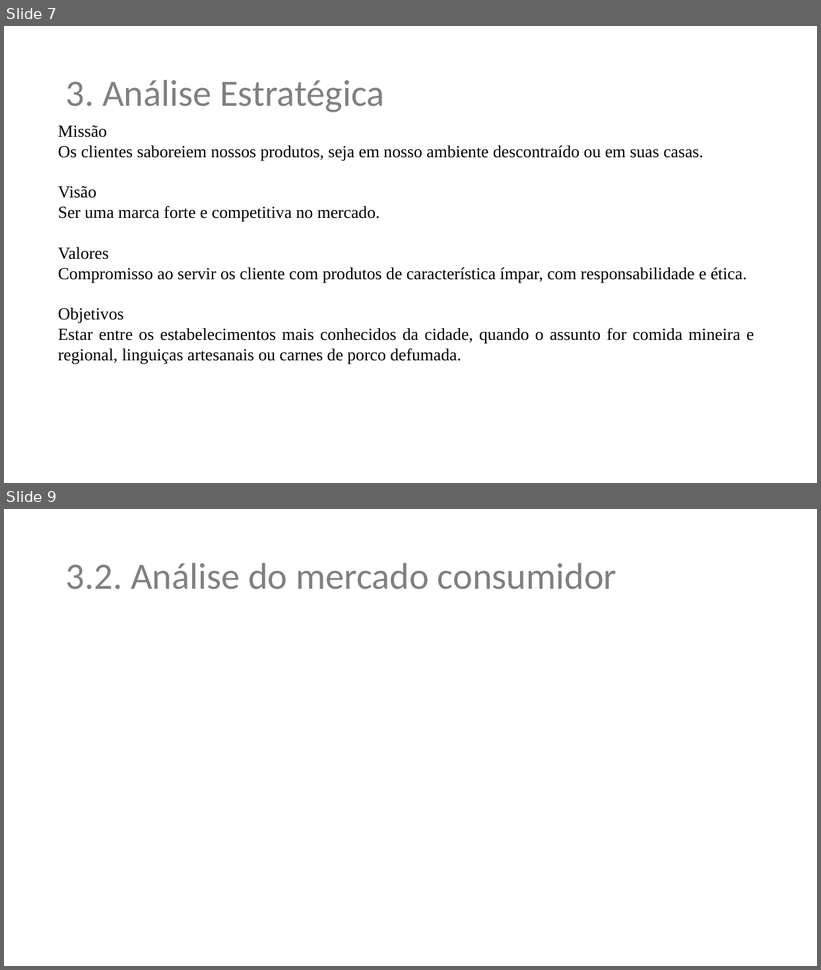
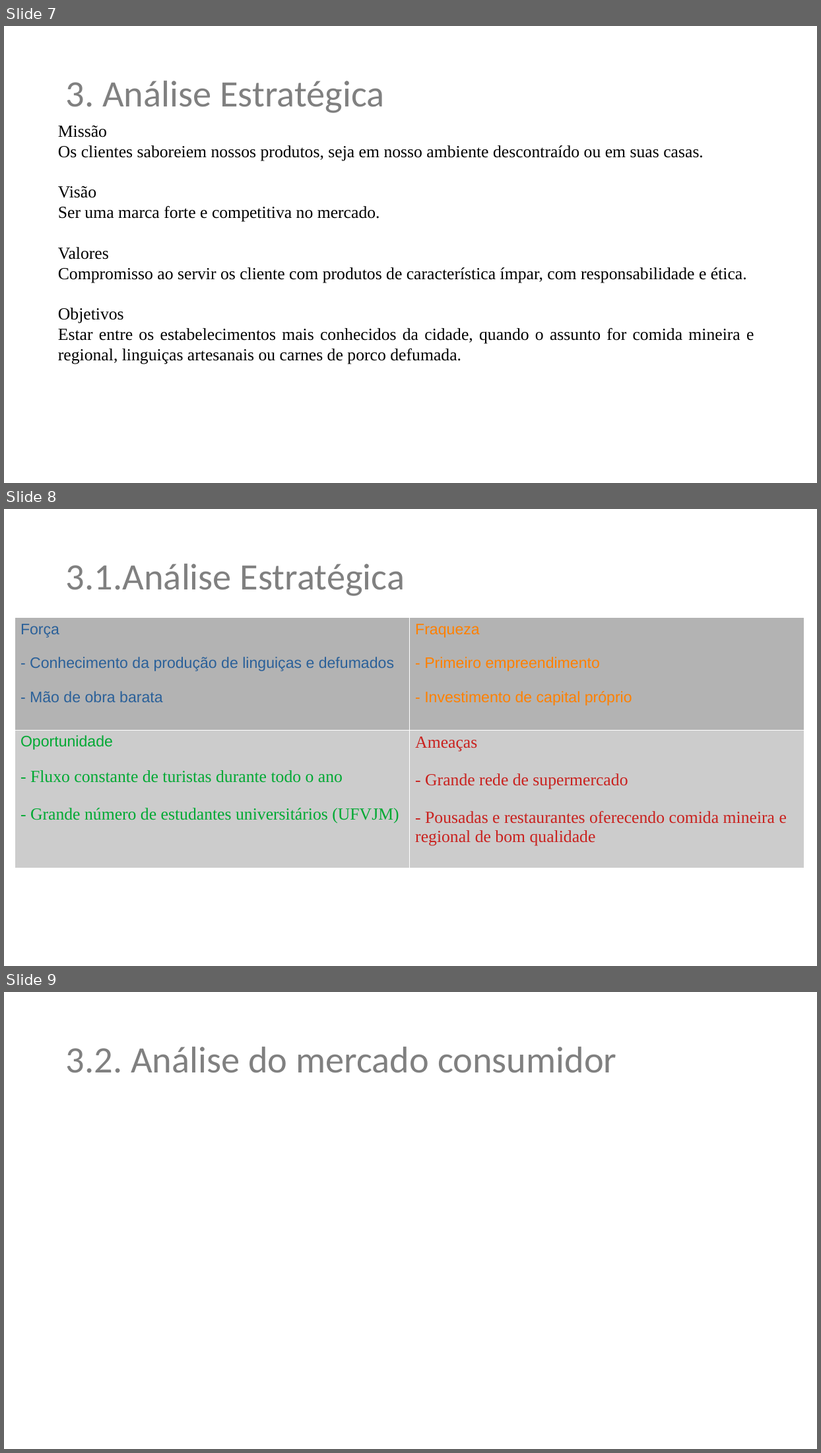
Before and after one commit to renatomarcio18081971/trabalhodeconclusao, a slide deck: plano-de-negocios-restaurante-tioto.pptx. Shown one above the other, each under a label of ours: slides 7 and 9 before the commit, slides 7, 8 and 9 after it; the slides between them are not shown. The pictures are 821x970 and 821x1453 pixels, drawn with LibreOffice and Linux fonts; fonts in the diff are those of the drawing; background and template pictures are left out. Boxes give left, top, right and bottom in pixels: in the first picture for what was removed or moved away, otherwise in the second. Text is boxed around its words. In the diff, an @@ line names an element or a change of style, - is before the commit and + after.

```diff
--- a/plano-de-negocios-restaurante-tioto.pptx
+++ b/plano-de-negocios-restaurante-tioto.pptx
@@ slide 8 added at (4,509,817,966), background #FFFFFF @@
@@ text added at (66,564,405,596), 44 pt, text #808080 @@
+3.1.Análise Estratégica
@@ table added at (15,618,804,927), 2 rows, 2 columns @@
+Força / - Conhecimento da produção de linguiças e defumados / - Mão de obra barata | Fraqueza / - Primeiro empreendimento / - Investimento de capital próprio
+Oportunidade / - Fluxo constante de turistas durante todo o ano / - Grande número de estudantes universitários (UFVJM) | Ameaças / - Grande rede de supermercado / - Pousadas e restaurantes oferecendo comida mineira e regional de bom qualidade
```
Also in this commit, not shown: 1 slide changed, 1 slide removed.
